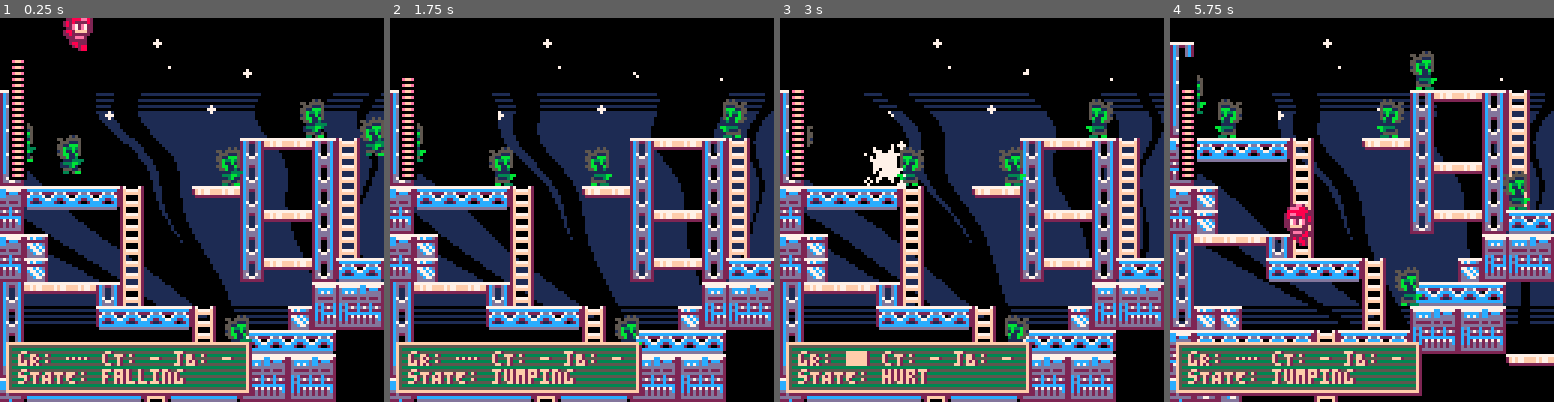
Above: before the commit, frames 1-4 (left to right).
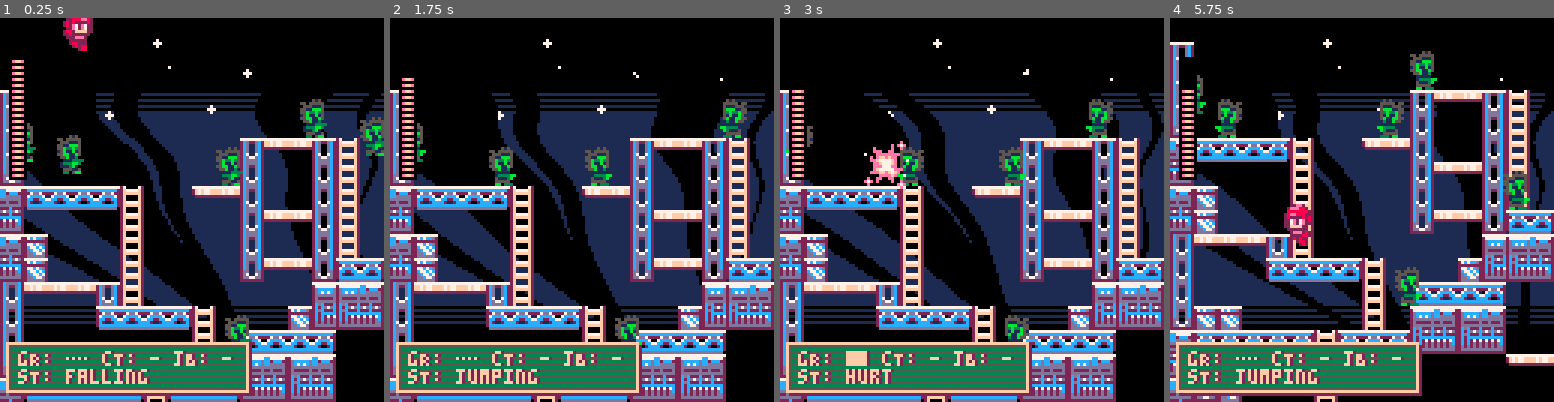
Above: after the commit, the same moments.

Repository: whckmstrjck/picoboy
Game: PICO-8 cartridge picoboy.p8
Two runs of this game, one before a commit and one after it. Both use one fixed random seed, a clock stepped at 60 frames per second and the inputs below.
Inputs:
- Up to frame 1 (0.25 s): no input
- Up to frame 2 (1.75 s): tap X (X key) at 0.33, 1.07 s; tap O (Z key) at 0.7, 1.7 s; hold Right from 1.6 s (still down)
- Up to frame 3 (3 s): tap X (X key) at 1.85, 2.97 s; release Right at 2.1 s; tap O (Z key) at 2.1, 2.5, 2.9 s; hold Up 2.15-2.42 s; hold Right from 2.47 s (still down)
- Up to frame 4 (5.75 s): release Right at 3.03 s; hold Left 3.08-3.58 s; tap O (Z key) every 0.4 s from 3.3 to 5.7 s; hold Down 3.63-3.97 s; hold Right 4.02-4.68 s; tap X (X key) at 4.08, 5.2 s; hold Up 4.73-5.03 s; hold Left 5.08-5.68 s; hold Down from 5.73 s (still down)

The runs differ from the first frame. In frame 1, 0.9% of the frame differs, in the area x 10-49%, y 91-96%; in frame 2, 1.0%; in frame 3, 1.3%, in the area x 10-40%, y 32-96%; in frame 4, 1.0%.

Commit message:
Refactor debug output for player state to improve readability

Diff:
--- a/lua/classes/player/player.lua
+++ b/lua/classes/player/player.lua
@@ -467,7 +467,7 @@
     rectfill(debug_x + 2, debug_y, debug_x + debug_w, debug_y + debug_h, 3)
     fillp()
     rect(debug_x, debug_y, debug_x + debug_w, debug_y + debug_h, 15)
-    print('gR: ' .. grounded_str .. '\nsTATE: ' .. state, debug_x + 5, debug_y + 3, 2)
-    print('gR: ' .. grounded_str .. '\nsTATE: ' .. state, debug_x + 4, debug_y + 3, 15)
+    print('gR: ' .. grounded_str .. '\nsT: ' .. state, debug_x + 5, debug_y + 3, 2)
+    print('gR: ' .. grounded_str .. '\nsT: ' .. state, debug_x + 4, debug_y + 3, 15)
   end
 })
--- a/picoboy.p8
+++ b/picoboy.p8
@@ -37,22 +37,22 @@
 00002888282000000000888228200000000002888222000000000022880000000000022288820000000002282820000000000288222000000000000000000000
 00002882282000000000882028200000000002882882000000000028820000000000002828820000000002882000000000000028288000000000000000000000
 00000000000000000000000000000000000000000000000000000000000000000000000000000000000002820000000000000000288000000000000000000000
-00000000000000000000000000000000000000000000000000000000000070000000000000000000000000000000000000000000000000000000000000000000
-00000000000000000000002ee2000000000000000000000000000000070777000000000000000000000000000000000000000000000000000000000000000000
-0000002ee20000000000028ee8200000000002ee2000000000070000070070000000000000000000000000000000000000000000000000000000000000000000
-00000288eee200000000288ee88200000000288eee20000000077700770000000000000000000000000000000000000000000000000000000000000000000000
-00002888888800000002288ee8820000000288888880000070007777777700000000000000000000000000000000000000000000000000000000000000000000
-000022888ee82000002828888882000000022888ee82000000707777777000000000000000000000000000000000000000000000000000000000000000000000
-00028282222820000028288888820000002828222282000000777777777000000000000000000000000000000000000000000000000000000000000000000000
-000282eeeee22000002822888822000000282ee2e222000000077777777000000000000000000000000000000000000000000000000000000000000000000000
-000022e22f222000000222222222000000022e22e222000000077777777000000000000000000000000000000000000000000000000000000000000000000000
-0000022ffff20000000022eeee282000000022f88f20000000077077777770000000000000000000000000000000000000000000000000000000000000000000
-00002222222000000000282222282000000282222220000000070777777700000000000000000000000000000000000000000000000000000000000000000000
-0002882eee82000000000882288200000002882ee282000000000777777007000000000000000000000000000000000000000000000000000000000000000000
-00028222228200000000022088820000000022222282000007007700770000000000000000000000000000000000000000000000000000000000000000000000
-00002888282000000000000088200000000002888222000070707000070070000000000000000000000000000000000000000000000000000000000000000000
-00002882282000000000000000000000000002882882000007000000000777000000000000000000000000000000000000000000000000000000000000000000
-00000000000000000000000000000000000000000000000000000000000070000000000000000000000000000000000000000000000000000000000000000000
+000000000000000000000000000000000000000000000000000000000000e0000000000000000000000000000000000000000000000000000000000000000000
+00000000000000000000002ee20000000000000000000000000000000e0e7e000000000000000000000000000000000000000000000000000000000000000000
+0000002ee20000000000028ee8200000000002ee20000000000e00000e00e0000000000000000000000000000000000000000000000000000000000000000000
+00000288eee200000000288ee88200000000288eee200000000eee00ee0000000000000000000000000000000000000000000000000000000000000000000000
+00002888888800000002288ee882000000028888888000007000eeeeeeee00000000000000000000000000000000000000000000000000000000000000000000
+000022888ee82000002828888882000000022888ee82000000e0effefee000000000000000000000000000000000000000000000000000000000000000000000
+00028282222820000028288888820000002828222282000000eef7777fe000700000000000000000000000000000000000000000000000000000000000000000
+000282eeeee22000002822888822000000282ee2e2220000000eef777fe000000000000000000000000000000000000000000000000000000000000000000000
+000022e22f222000000222222222000000022e22e2220000000eee777ee000000000000000000000000000000000000000000000000000000000000000000000
+0000022ffff20000000022eeee282000000022f88f200000000ef77777eee0000000000000000000000000000000000000000000000000000000000000000000
+00002222222000000000282222282000000282222220000000eeeffef7fe00000000000000000000000000000000000000000000000000000000000000000000
+0002882eee82000000000882288200000002882ee282000000000eeeefe007000000000000000000000000000000000000000000000000000000000000000000
+0002822222820000000002208882000000002222228200000e00ee00ee0000000000000000000000000000000000000000000000000000000000000000000000
+000028882820000000000000882000000000028882220000e7e0e0000e00e0000000000000000000000000000000000000000000000000000000000000000000
+0000288228200000000000000000000000000288288200000e000000000e7e000000000000000000000000000000000000000000000000000000000000000000
+000000000000000000000000000000000000000000000000000000000000e0000000000000000000000000000000000000000000000000000000000000000000
 00000000000000000000000000000000000000000000000000000000000000000000000000000000000000000000000000000000000000000000000000000000
 00000000000000000000000000000000000000000000000000000000000000000000000000000000000000000000000000000000000000000000000000000000
 00000000515000000000000051500000000000000000000000000000000000000000000000000000000000000000000000000000000000000000000000000000
